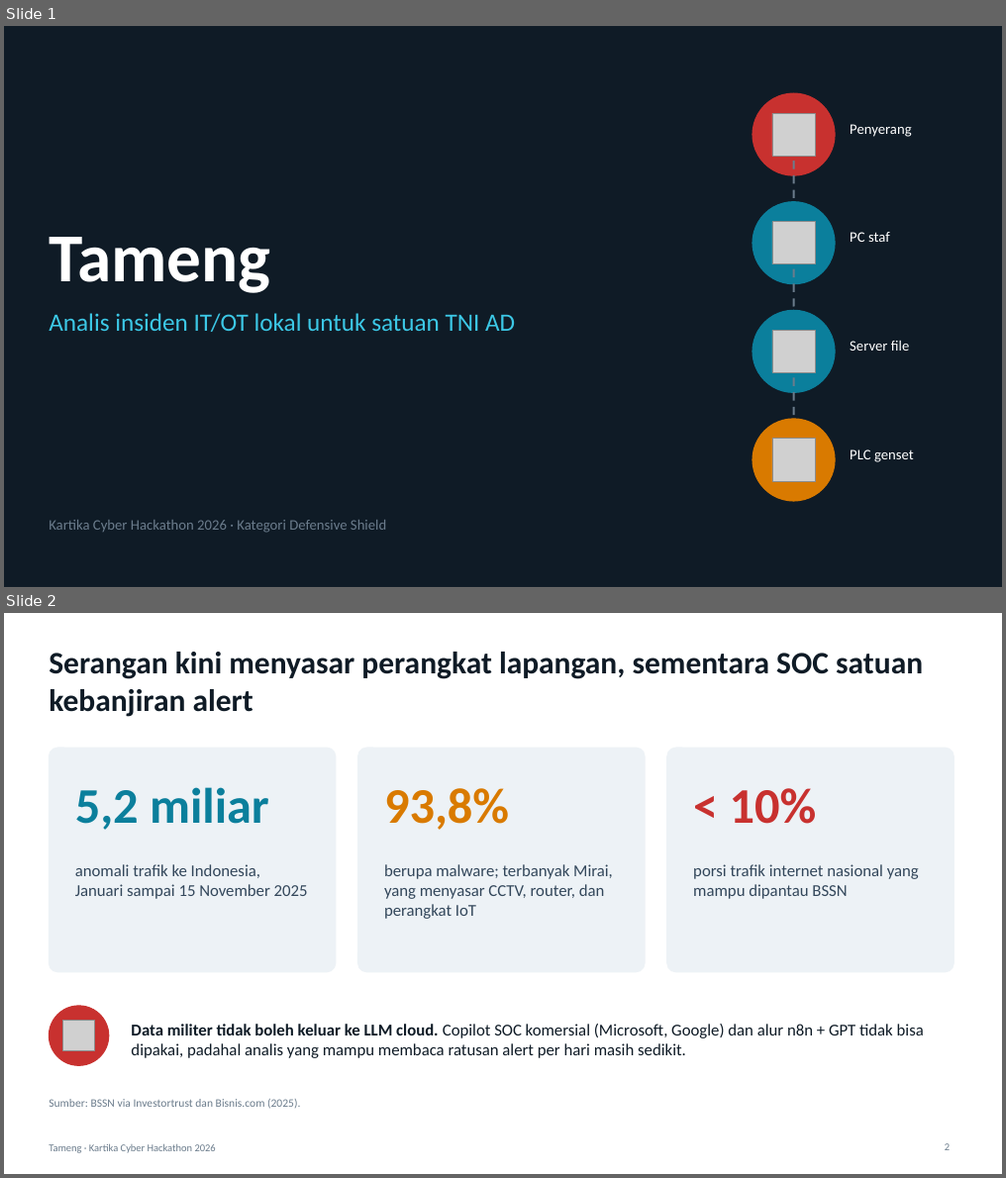
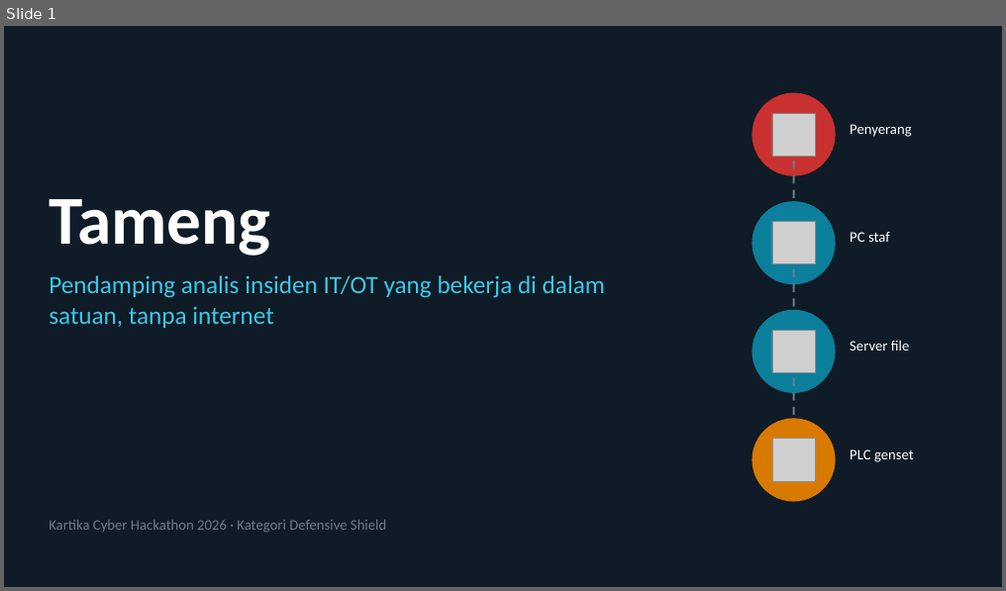
Before and after one commit to yogasamsu/Kartika-cyber, a slide deck: presentasi/tameng-presentasi.pptx. Shown one above the other, each under a label of ours: slides 1 and 2 before the commit, slide 1 after it. The pictures are 1006x1178 and 1006x591 pixels, drawn with LibreOffice and Linux fonts; fonts in the diff are those of the drawing; grey boxes stand for pictures. Boxes give left, top, right and bottom in pixels: in the first picture for what was removed or moved away, otherwise in the second. Text is boxed around its words. In the diff, an @@ line names an element or a change of style, - is before the commit and + after.

```diff
--- a/presentasi/tameng-presentasi.pptx
+++ b/presentasi/tameng-presentasi.pptx
@@ slide 2 removed at <box>4,613,1002,1174</box>, background #FFFFFF @@
@@ title removed at <box>49,652,923,717</box> @@
-Serangan kini menyasar perangkat lapangan, sementara SOC satuan kebanjiran alert
@@ rounded rectangle removed at <box>49,748,336,972</box> @@
@@ rounded rectangle removed at <box>358,748,645,972</box> @@
@@ rounded rectangle removed at <box>667,748,954,972</box> @@
@@ text removed at <box>75,787,269,830</box> @@
-5,2 miliar
@@ text removed at <box>384,788,509,830</box> @@
-93,8%
@@ text removed at <box>730,788,817,824</box> @@
-< 10%
@@ text removed at <box>75,864,308,899</box> @@
-anomali trafik ke Indonesia, Januari sampai 15 November 2025
@@ text removed at <box>384,864,613,919</box> @@
-berupa malware; terbanyak Mirai, yang menyasar CCTV, router, dan perangkat IoT
@@ text removed at <box>693,864,919,899</box> @@
-porsi trafik internet nasional yang mampu dipantau BSSN
@@ ellipse removed at <box>49,1006,109,1065</box> @@
@@ picture removed at <box>63,1020,94,1052</box> @@
@@ text removed at <box>131,1024,924,1059</box> @@
-Data militer tidak boleh keluar ke LLM cloud. Copilot SOC komersial (Microsoft, Google) dan alur n8n + GPT tidak bisa dipakai, padahal analis yang mampu membaca ratusan alert per hari masih sedikit.
@@ text removed at <box>49,1099,300,1109</box> @@
-Sumber: BSSN via Investortrust dan Bisnis.com (2025).
@@ text removed at <box>49,1145,216,1154</box> @@
-Tameng · Kartika Cyber Hackathon 2026
@@ page number removed at <box>944,1144,949,1151</box> @@
-2
@@ slide 1 changed as well @@
@@ title "Tameng": place and size @@
-title "Tameng" at <box>49,237,270,293</box>
+title "Tameng" at <box>49,199,270,256</box>
@@ text at <box>49,275,605,328</box>: text changed @@
-Analis insiden IT/OT lokal untuk satuan TNI AD
+Pendamping analis insiden IT/OT yang bekerja di dalam satuan, tanpa internet
```
Also in this commit, not shown: 5 other slides changed, 8 slides added, 3 other slides removed, 5 other files.
